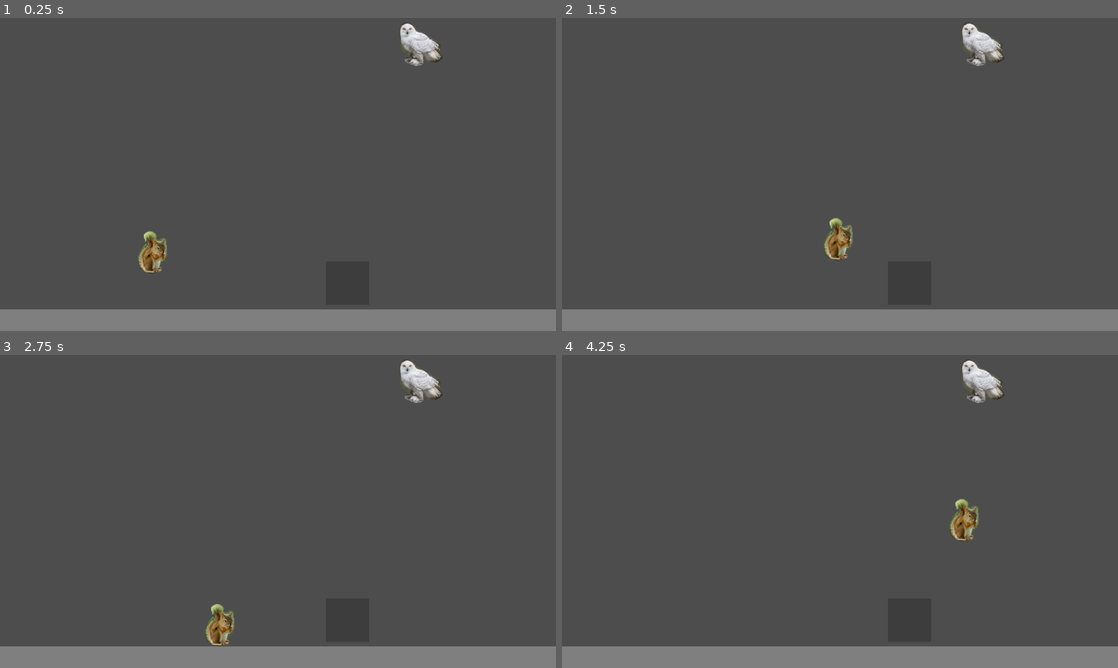
Above: before the commit, frames 1-4 (two rows, left to right).
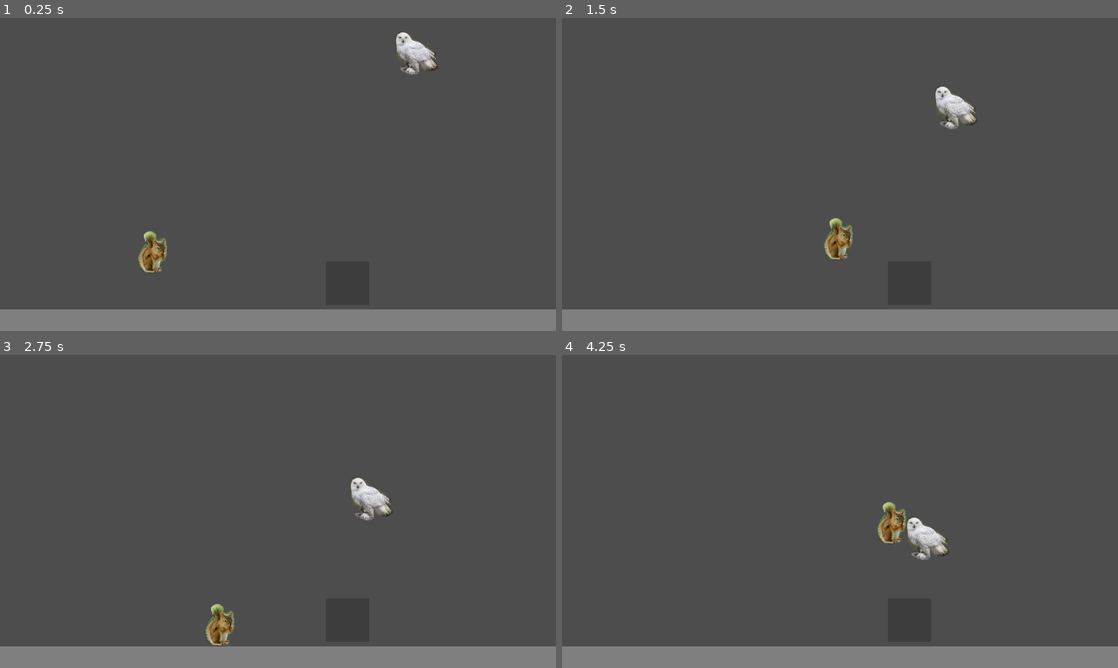
Above: after the commit, the same moments.

Repository: CamComDuck/SquirrelFamily
Game: Godot game, scene res://level/level.tscn
Same seed, same stepped clock (60 frames per second), same inputs: the game is played once before the commit and once after it.
Inputs:
- Up to frame 1 (0.25 s): no input
- Up to frame 2 (1.5 s): hold D (move_right) from 0.53 s (still down); tap Space (action) at 0.6, 1.35 s; tap W (jump) at 0.77 s
- Up to frame 3 (2.75 s): tap W (jump) at 1.52 s; release D (move_right) at 2.03 s; hold A (move_left) from 2.03 s (still down); tap Space (action) at 2.1 s
- Up to frame 4 (4.25 s): release A (move_left) at 2.78 s; hold D (move_right) from 2.78 s (still down); tap Space (action) at 2.85, 3.6 s; tap W (jump) at 3.02, 3.77 s

The runs differ from the first frame. In frame 1, 0.8% of the frame differs, in the area x 71-80%, y 1-18%; in frame 2, 1.2%; in frame 3, 1.2%; in frame 4, 2.2%, in the area x 56-80%, y 1-66%.

Commit message:
Change Owl to Rigidbody movement

Diff:
--- a/project/level/level.tscn
+++ b/project/level/level.tscn
@@ -26,6 +26,17 @@
 texture = ExtResource("2_3udfn")
 
 [node name="CollisionShape2D" type="CollisionShape2D" parent="Floor"]
+position = Vector2(-0.160336, -0.5)
+shape = SubResource("RectangleShape2D_0xrhw")
+
+[node name="Ceiling" type="StaticBody2D" parent="."]
+position = Vector2(642.405, -50)
+scale = Vector2(15, 1)
+
+[node name="Sprite2D" type="Sprite2D" parent="Ceiling"]
+texture = ExtResource("2_3udfn")
+
+[node name="CollisionShape2D" type="CollisionShape2D" parent="Ceiling"]
 position = Vector2(-0.160336, -0.5)
 shape = SubResource("RectangleShape2D_0xrhw")
 
--- a/project/owl/owl.gd
+++ b/project/owl/owl.gd
@@ -1,16 +1,16 @@
 class_name Owl
-extends CharacterBody2D
+extends RigidBody2D
 
 var _moving_left : bool
 var _max_x := 1230
 var _min_x := 50
-var _max_y := 610
-var _min_y := 60
-var _move_speed := 150
+var _max_y := 100
+var _min_y := -100
+var _move_speed := 2500
 var _is_hunting := false
 var _is_diving := false
 var _dive_x : float
-var _can_move : bool = false
+var _can_move : bool = true
 
 @onready var _hunt_timer_object : Timer = $HuntTimer
 
@@ -26,8 +26,9 @@
 
 func _physics_process(delta: float) -> void:
 	if _can_move:
+		print ("Hunting: " + str(_is_hunting) + " | Diving: " + str(_is_diving))
 		if not _is_hunting and not _is_diving:
-			_movement_wait(delta)
+			_movement(delta, 0)
 			var hunt_chance : float = randf_range(0, 100)
 			if hunt_chance < 2: # Starts hunt
 				_is_hunting = true
@@ -39,36 +40,26 @@
 				_dive_x = randf_range(_min_x, _max_x)
 
 		elif _is_hunting and _is_diving:
-			_movement_dive(delta, _max_y)
+			_movement(delta, _max_y)
 
 		elif _is_hunting and not _is_diving:
-			_movement_wait(delta)
+			_movement(delta, 0)
 
 		elif not _is_hunting and _is_diving:
-			_movement_dive(delta, _min_y)
+			_movement(delta, _min_y)
 
 
-func _movement_dive(delta : float, y_dir : int) -> void:
-	if position.y == y_dir:
-		_is_diving = false
-	else:
-		_is_diving = true
-		position.y = move_toward(position.y, y_dir, delta * _move_speed)
-		position.x = move_toward(position.x, _dive_x, delta * _move_speed)
-
-
-func _movement_wait(delta : float) -> void:
+func _movement(delta : float, y_dir : int) -> void:
 	var motion : Vector2
 	if position.x < _max_x and not _moving_left:
-		motion = Vector2(_move_speed * delta, 0)
+		linear_velocity = Vector2(_move_speed * delta, y_dir)
 	elif position.x >= _max_x and not _moving_left:
 		_moving_left = true
 	elif position.x >= _min_x and _moving_left:
-		motion = Vector2(-1 * _move_speed * delta, 0)
+		linear_velocity = Vector2(-1 * _move_speed * delta, y_dir)
 	elif position.x <= _min_x and _moving_left:
 		_moving_left = false
 
-	move_and_collide(motion)
 
 func _on_hunt_timer_timeout() -> void:
 	_is_hunting = false
@@ -77,3 +68,11 @@
 
 func _on_squirrel_game_lost() -> void:
 	_can_move = false
+
+
+func _on_body_entered(body: Node) -> void:
+	print (body.name)
+	_is_diving = false
+
+	if body.name != "Floor" and body.name != "Ceiling":
+		_moving_left = not _moving_left
--- a/project/owl/owl.tscn
+++ b/project/owl/owl.tscn
@@ -6,7 +6,11 @@
 [sub_resource type="RectangleShape2D" id="RectangleShape2D_ri4g2"]
 size = Vector2(100, 101)
 
-[node name="Owl" type="CharacterBody2D"]
+[node name="Owl" type="RigidBody2D"]
+gravity_scale = 0.0
+lock_rotation = true
+contact_monitor = true
+max_contacts_reported = 1000
 script = ExtResource("1_ldg1v")
 
 [node name="Sprite2D" type="Sprite2D" parent="."]
@@ -19,4 +23,5 @@
 [node name="HuntTimer" type="Timer" parent="."]
 one_shot = true
 
+[connection signal="body_entered" from="." to="." method="_on_body_entered"]
 [connection signal="timeout" from="HuntTimer" to="." method="_on_hunt_timer_timeout"]
--- a/project/squirrel/squirrel.gd
+++ b/project/squirrel/squirrel.gd
@@ -35,11 +35,11 @@
 
 		move_and_slide()
 		for i in get_slide_collision_count():
-			print("Colliding With: " + str(get_slide_collision(i).get_collider().name))
-			if get_slide_collision(i).get_collider().name == "Owl":
-				game_lost.emit()
-				_can_move = false
-			elif get_slide_collision(i).get_collider().name == "HidingSpot":
+			#print("Colliding With: " + str(get_slide_collision(i).get_collider().name))
+			#if get_slide_collision(i).get_collider().name == "Owl":
+				#game_lost.emit()
+				#_can_move = false
+			if get_slide_collision(i).get_collider().name == "HidingSpot":
 				_hiding_spot_position = get_slide_collision(i).get_position()
 			else:
 				_hiding_spot_position = Vector2.ZERO
